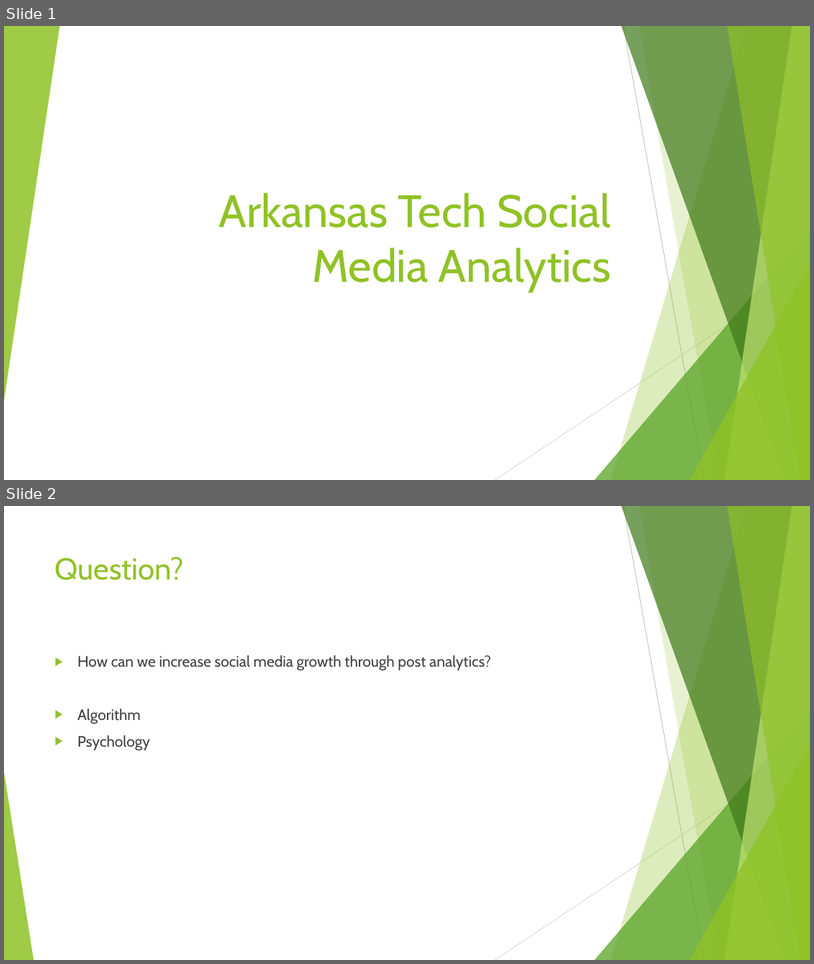
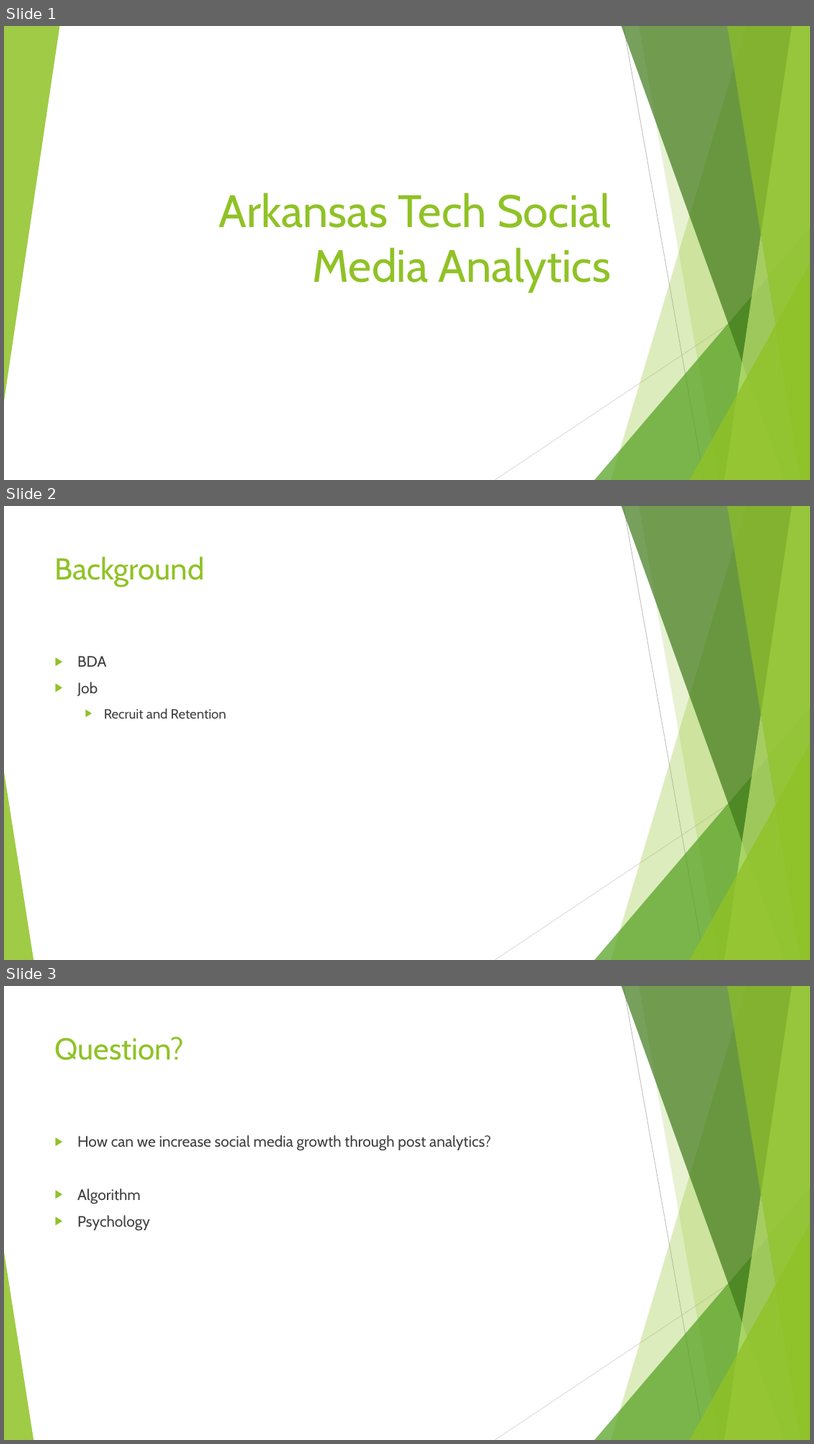
Before and after one commit to tylerparker22/work_to_show, a slide deck: Scolarship Symposium.pptx. Shown one above the other, each under a label of ours: slides 1 and 2 before the commit, slides 1, 2 and 3 after it. The pictures are 814x964 and 814x1444 pixels, drawn with LibreOffice and Linux fonts; fonts in the diff are those of the drawing. Boxes give left, top, right and bottom in pixels: in the first picture for what was removed or moved away, otherwise in the second. Text is boxed around its words. In the diff, an @@ line names an element or a change of style, - is before the commit and + after.

```diff
--- a/Scolarship Symposium.pptx
+++ b/Scolarship Symposium.pptx
@@ slide 2 added at [4,506,810,960], background #FFFFFF; not listed: 10 template elements that a slide beside it also shows @@
@@ title added at [55,556,205,587], 36 pt, text #90C226 @@
+Background
@@ text added at [77,656,226,718], 16 pt, text #404040 @@
+▶ BDA
+▶ Job
+  ▶ Recruit and Retention
@@ what was slide 2 is now slide 3 @@
```
Also in this commit, not shown: 3 slides changed, 3 other slides added, 3 slides removed, 2 other files.
